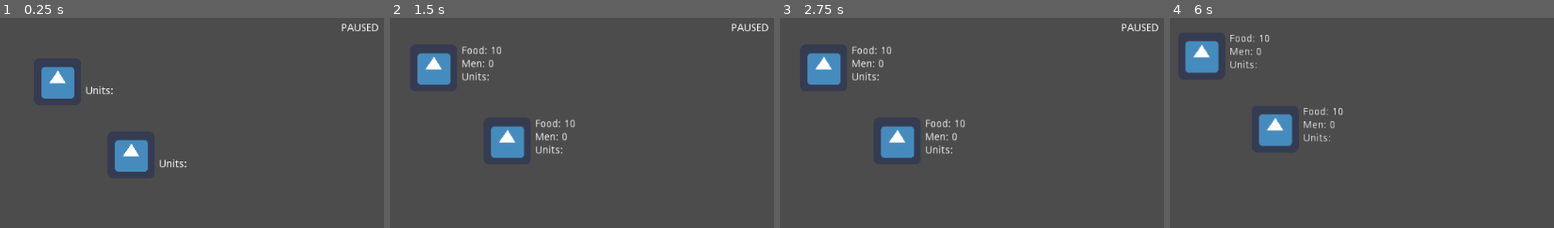
Above: before the commit, frames 1-4 (left to right).
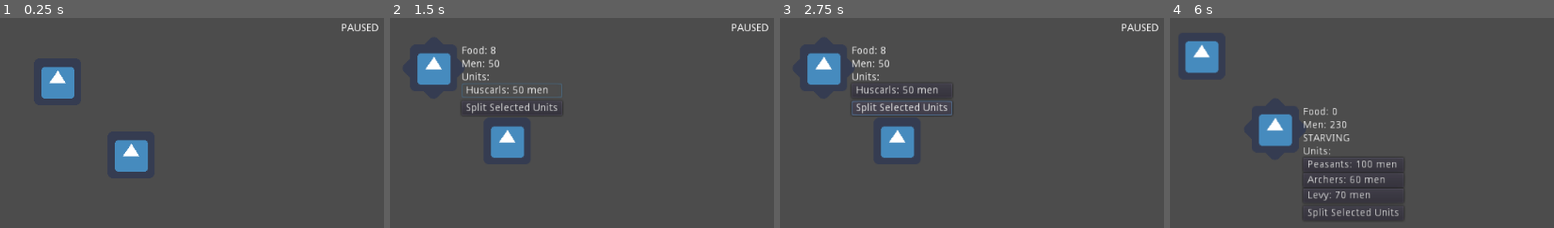
Above: after the commit, the same moments.

Repository: The-Churrosaur/Fimbulvinter-HAGJ-4
Game: Godot game, scene res://main.tscn
Same seed, same stepped clock (60 frames per second), same inputs: the game is played once before the commit and once after it. The engine's default icon, where the game draws it, is replaced by a stand-in: a white triangle on a blue panel in a dark square.
Inputs (mouse positions are in pixels of both pictures, inside the frame that each line leads up to):
- Up to frame 1 (0.25 s): no input
- Up to frame 2 (1.5 s): tap Enter (ui_accept) at 0.5, 0.77 s; move the mouse to (447, 81) at 0.52 s; press the mouse at (447, 81) at 0.53 s; release the mouse at (447, 81) at 1.25 s; click (512, 91) at 1.25 s, where only the run after the commit has a clickable "Huscarls: 50 men"
- Up to frame 3 (2.75 s): click (902, 108) at 2 s, where only the run after the commit has a clickable "Split Selected Units"
- Up to frame 4 (6 s): click (1292, 91) at 2.75 s, where only the run after the commit has a clickable "Huscarls: 50 men"; click (1292, 108) at 3.5 s, where only the run after the commit has a clickable "Split Selected Units"; click (1292, 91) at 4.25 s, where only the run after the commit has a clickable "Huscarls: 50 men"; click (1292, 108) at 5 s, where only the run after the commit has a clickable "Split Selected Units"; tap Enter (ui_accept) at 5.75 s; move the mouse to (1289, 141) at 5.77 s; click (1289, 141) at 5.85 s

The runs differ from the first frame. In frame 1, 0.3% of the frame differs, in the area x 22-49%, y 32-72%; in frame 2, 1.6%; in frame 3, 1.8%; in frame 4, 2.3%, in the area x 15-61%, y 7-96%.

Commit message:
added ui for unit splitting

Diff:
--- a/armies/army_base.gd
+++ b/armies/army_base.gd
@@ -12,10 +12,12 @@
 onready var army_manager = map_manager.army_manager
 
 # temp hud elements
+onready var ui = $UI
 onready var food_label = $UI/VBoxContainer/FoodLabel
 onready var pop_label = $UI/VBoxContainer/PopLabel
 onready var starve_label = $UI/VBoxContainer/StarveLabel
 onready var units_vbox = $UI/VBoxContainer/Units
+onready var split_button = $UI/VBoxContainer/SplitButton
 
 # assigned on birth by army manager
 var army_id : int
@@ -35,6 +37,8 @@
 
 func _ready():
 	select_area.connect("input_event", self, "on_select_input_event")
+	split_button.connect("button_down", self, "on_split_button")
+
 
 func _physics_process(delta):
 	if !map_manager.is_paused:
@@ -76,11 +80,25 @@
 	queue_free()
 	return true
 
-# input ==========
+# ui / input ==========
 
 func on_select_input_event(viewport, event, shape_idx):
 	if event.is_action_pressed("ui_lmb"):
 		hud_controller.on_army_selected(self)
+
+func on_split_button():
+	var leaving_units = []
+	for unit in units.values():
+		if unit.selected == true:
+			leaving_units.append(unit)
+	deselect_units()
+	split_army(leaving_units)
+
+# unit selection
+
+func deselect_units():
+	for unit in units.values():
+		unit.deselect()
 
 # selection ==========
 
@@ -88,9 +106,13 @@
 
 func on_selected():
 	$SelectionSprite.visible = true
+	ui.visible = true
+	deselect_units()
 
 func on_deselected():
 	$SelectionSprite.visible = false
+	ui.visible = false
+	deselect_units()
 
 # movement ===========
 
@@ -129,11 +151,21 @@
 	army.add_unit(unit)
 
 func split_unit(unit) -> Node2D:
+
+	# fails to split no unit
+	if unit == null: return self
+
 	var army = army_manager.spawn_army(global_position + Vector2(100,0))
 	move_unit_to(unit, army)
 	return army
 
 func split_army(leaving_units) -> Node2D: # takes array of units
+
+	# fails to split whole army
+	if leaving_units.size() >= units.size(): return self
+	# fails to split no units
+	if leaving_units.size() == 0: return self
+
 	var army = army_manager.spawn_army(global_position + Vector2(100,0))
 	for unit in leaving_units:
 		move_unit_to(unit, army)
--- a/armies/army_base.tscn
+++ b/armies/army_base.tscn
@@ -28,6 +28,7 @@
 shape = SubResource( 2 )
 
 [node name="UI" type="Control" parent="."]
+visible = false
 margin_right = 40.0
 margin_bottom = 40.0
 mouse_filter = 2
@@ -40,17 +41,18 @@
 margin_top = -29.5916
 margin_right = 77.8323
 margin_bottom = 10.4084
+mouse_filter = 2
 __meta__ = {
 "_edit_use_anchors_": false
 }
 
 [node name="FoodLabel" type="Label" parent="UI/VBoxContainer"]
-margin_right = 40.0
+margin_right = 137.0
 margin_bottom = 14.0
 
 [node name="PopLabel" type="Label" parent="UI/VBoxContainer"]
 margin_top = 18.0
-margin_right = 40.0
+margin_right = 137.0
 margin_bottom = 32.0
 
 [node name="StarveLabel" type="Label" parent="UI/VBoxContainer"]
@@ -62,11 +64,18 @@
 
 [node name="Units" type="VBoxContainer" parent="UI/VBoxContainer"]
 margin_top = 36.0
-margin_right = 40.0
+margin_right = 137.0
 margin_bottom = 50.0
+mouse_filter = 2
 custom_constants/separation = 1
 
 [node name="Label" type="Label" parent="UI/VBoxContainer/Units"]
-margin_right = 40.0
+margin_right = 137.0
 margin_bottom = 14.0
 text = "Units:"
+
+[node name="SplitButton" type="Button" parent="UI/VBoxContainer"]
+margin_top = 54.0
+margin_right = 137.0
+margin_bottom = 74.0
+text = "Split Selected Units"
--- a/armies/unit_base.gd
+++ b/armies/unit_base.gd
@@ -3,17 +3,25 @@
 
 export var manpower = 50
 
+# unit ui ==========
+
 # unit ui exists to be plucked and replaced by armies, tooltips
 onready var unit_ui = $UnitInfo
-onready var unit_label = $UnitInfo/Label
+onready var unit_label = $UnitInfo/Button
 
 var unit_id = 0
+
+# triggered by ui, flag is read by army
+var selected = false
 
 signal manpower_changed(new_manpower)
 
 func _ready():
 	# at end of tick update label with manager-assigned name
 	call_deferred("update_label")
+
+	# connect press button to unit selection
+	unit_label.connect("button_down", self, "on_pressed")
 
 func add_men(men):
 	manpower += men
@@ -22,5 +30,19 @@
 	emit_signal("manpower_changed", manpower)
 	update_label()
 
+# ui and selection ==========
+
+func on_pressed():
+	if selected: deselect()
+	else: select()
+
+func select():
+	unit_label.flat = true
+	selected = true
+
+func deselect():
+	unit_label.flat = false
+	selected = false
+
 func update_label():
 	unit_label.text = name + ": " + String(manpower) + " men"
--- a/armies/unit_base.tscn
+++ b/armies/unit_base.tscn
@@ -13,9 +13,7 @@
 "_edit_use_anchors_": false
 }
 
-[node name="Label" type="Label" parent="UnitInfo"]
+[node name="Button" type="Button" parent="UnitInfo"]
 margin_right = 40.0
-margin_bottom = 14.0
-__meta__ = {
-"_edit_use_anchors_": false
-}
+margin_bottom = 20.0
+align = 0
--- a/levels/test_scene.gd
+++ b/levels/test_scene.gd
@@ -10,5 +10,15 @@
 	# TODO - this is not earlier than some calls to get level
 
 	# test
-	army_manager.spawn_army(Vector2(100,100))
-	army_manager.spawn_army(Vector2(200,200))
+	var army1 = army_manager.spawn_army(Vector2(100,100))
+	var army2 = army_manager.spawn_army(Vector2(200,200))
+
+	var unit1 = army_manager.spawn_unit(50, "Huscarls")
+	var unit2 = army_manager.spawn_unit(100, "Peasants")
+	var unit3 = army_manager.spawn_unit(60, "Archers")
+	var unit4 = army_manager.spawn_unit(70, "Levy")
+
+	army1.add_unit(unit1)
+	army2.add_unit(unit2)
+	army2.add_unit(unit3)
+	army2.add_unit(unit4)
--- a/map/army_manager.gd
+++ b/map/army_manager.gd
@@ -2,17 +2,66 @@
 extends Node
 
 export var army_template : PackedScene = preload("res://armies/army_base.tscn")
+export var unit_template : PackedScene = preload("res://armies/unit_base.tscn")
 
 export var army_spawn_path : NodePath = "../../" # path of parent
 
+onready var spawn_parent = get_node(army_spawn_path)
+
+# keeps track of all armies and units for global effects and save/load
+
 var army_counter = 0 # also for guid's, TODO set on load
+var armies = {}
+
+# keeps track of but does not directly manage units
+var unit_counter = 0 # same
+var units = {}
+
+# army management ==========
 
 func spawn_army(pos):
 	var army = army_template.instance()
-	var parent = get_node(army_spawn_path)
-	parent.add_child(army)
+	spawn_parent.add_child(army)
 	army.global_position = pos
 
 	# set id
 	army.army_id = army_counter
 	army_counter += 1
+
+	# add to dict
+	armies[army.army_id] = army
+
+	return army
+
+func remove_army(army):
+	army.remove_army()
+
+# only call if you're sure, preferred call delete on army
+func delist_army(army):
+	if armies.has(army.army_id):
+		print("removing army: ", army.name, " id: ", army.army_id)
+		armies.erase(army.army_id)
+	else:
+		print("army manager: army: ", army.name, " id: ", army.army_id)
+		print("could not be deleted")
+
+# unit management ==========
+
+func spawn_unit(pop, unit_name):
+	var unit = unit_template.instance()
+	spawn_parent.add_child(unit)
+
+	unit.unit_id = unit_counter
+	unit_counter += 1
+	units[unit.unit_id] = unit
+
+	unit.manpower = pop
+	unit.name = unit_name
+
+	return unit
+
+# just in case
+func add_unit_to_army(unit_id, army_id):
+	var army = armies[army_id]
+	var unit = units[unit_id]
+	army.add_unit(unit)
--- a/map/hud_controller.gd
+++ b/map/hud_controller.gd
@@ -4,6 +4,7 @@
 export var map_manager_path : NodePath
 
 onready var map_manager = get_node(map_manager_path)
+onready var army_manager = map_manager.army_manager
 
 # hud elements
 
@@ -28,7 +29,13 @@
 
 func on_army_selected(army):
 	print("controller: ", army.name, " selected")
+
+	# deselect
+	if selected_army != null: selected_army.on_deselected()
+
+	# select
 	selected_army = army
+	army.on_selected()
 
 func on_pause():
 	paused_label.visible = true
--- a/project.godot
+++ b/project.godot
@@ -28,12 +28,18 @@
 "class": "MapManager",
 "language": "GDScript",
 "path": "res://map/map_manager.gd"
+}, {
+"base": "Node2D",
+"class": "UnitBase",
+"language": "GDScript",
+"path": "res://armies/unit_base.gd"
 } ]
 _global_script_class_icons={
 "ArmyBase": "",
 "ArmyManager": "",
 "HudController": "",
-"MapManager": ""
+"MapManager": "",
+"UnitBase": ""
 }
 
 [application]
Not shown: 2 places in armies/army_base.tscn that only renumber resources
